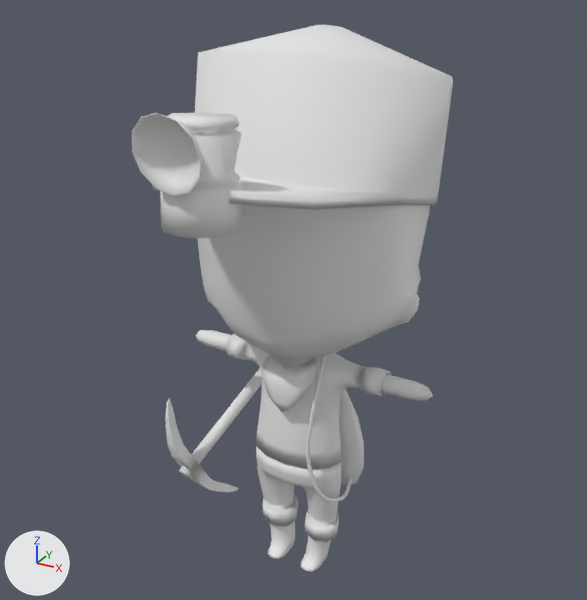
Renders of the FBX model Assets/3DModels/character_base.fbx from each side of a commit.
Camera for both pictures: a 50 mm lens placed at (4.89, -9.27, 8.94), pointed at (-0.72, 0.93, 3.84). Every picture has the same lights, and +X, +Y and +Z are marked at lower left.

Script lines for the objects in view, before the commit:
```python
ob_bag = bpy.data.objects.new('Bag', me_sphere_001)
ob_bag.location = (0.39, 0.33, 2.29)
ob_bag.rotation_euler = (0.0989, -0.0628, -0.377)  # degrees (5.7, -3.6, -22)
ob_bag.scale = (1.12, 1.12, 1.36)
ob_body = bpy.data.objects.new('Body', me_cylinder_001)
ob_body.location = (0.0, -0.05, 3.22)
ob_body.scale = (0.691, 0.691, 0.296)
ob_cap = bpy.data.objects.new('Cap', me_cylinder_004)
ob_cap.location = (0.0, 0.13, 3.22)
ob_cap.scale = (0.691, 0.691, 0.296)
ob_lantern = bpy.data.objects.new('Lantern', me_circle_003)
ob_lantern.location = (0.0, -2.37, 6.91)
ob_lantern.rotation_euler = (-0.0773, 0.0, 0.0)  # degrees (-4.4, 0, 0)
ob_lantern.scale = (0.435, 0.435, 0.435)
ob_lantern_bulb = bpy.data.objects.new('Lantern_bulb', me_circle_004)
ob_lantern_bulb.parent = ob_lantern
ob_lantern_bulb.location = (0.0217, -1.139, 0.238)
ob_lantern_bulb.rotation_euler = (1.632, -0.0372, -0.0329)  # degrees (94, -2.1, -1.9)
ob_lantern_bulb.scale = (-0.99, -0.99, -0.99)
ob_pants = bpy.data.objects.new('Pants', me_cylinder_008)
ob_pants.location = (0.0, -0.05, 3.22)
ob_pants.scale = (0.691, 0.691, 0.296)
ob_pickaxe = bpy.data.objects.new('Pickaxe', me_plane_003)
ob_pickaxe.parent = ob_pickaxe_stick
ob_pickaxe.location = (0.0000426, 0.0, 0.511)
ob_pickaxe.scale = (1.03, 1.31, 1.24)
ob_rope = bpy.data.objects.new('Rope', me_beziercurve_001)
ob_rope.location = (0.47, -0.3, 2.15)
ob_rope.rotation_euler = (1.486, 0.00845, -1.936)  # degrees (85, 0.5, -111)
ob_rope.scale = (1.12, 1.36, 1.12)
ob_shirt = bpy.data.objects.new('Shirt', me_cylinder_007)
ob_shirt.location = (0.0, -0.05, 3.22)
ob_shirt.scale = (0.691, 0.691, 0.296)
# also in view: 'Boots' at (0.0, -0.23, 0.31); 'Scarf' at (0.01, -0.52, 3.26); 'Pickaxe_stick' at (-1.31, -0.1, 2.1)
```
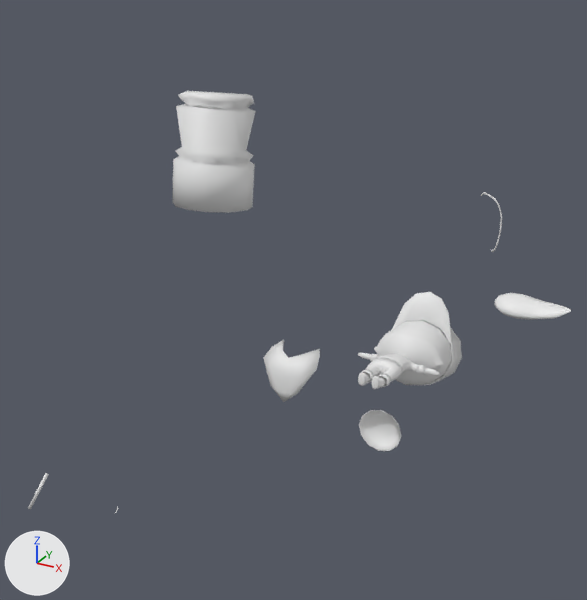
Commit message: Reexportado personaje

Pixel boxes [x1, y1, x2, y2] of what changed, in the pictures (587 x 600 px):
'Cap', moved, turned, rescaled
    before: [153, 25, 453, 210]
    after: [392, 292, 462, 385]
'Body', moved, turned, rescaled
    before: [196, 205, 433, 401]
    after: [358, 321, 452, 385]
'Lantern', moved, turned
    before: [160, 113, 243, 239]
    after: [172, 91, 256, 213]
'Shirt', moved, turned, rescaled
    before: [226, 334, 391, 469]
    after: [370, 353, 426, 375]
'Lantern_bulb', moved, turned, rescaled
    before: [132, 113, 202, 196]
    after: [359, 410, 401, 451]
'Pants', moved, turned, rescaled
    before: [256, 446, 342, 542]
    after: [362, 358, 402, 388]
'Bag', moved, turned, rescaled
    before: [314, 356, 364, 485]
    after: [494, 293, 571, 320]
'Scarf', moved, turned
    before: [260, 354, 316, 412]
    after: [263, 340, 320, 402]
'Boots', moved, turned, rescaled
    before: [268, 521, 331, 572]
    after: [358, 372, 387, 389]
'Pickaxe_stick', moved, turned, rescaled
    before: [179, 368, 262, 478]
    after: [28, 473, 48, 509]
'Pickaxe', moved, turned, rescaled (not visible afterwards)
    before: [165, 398, 239, 492]
'Rope', moved, turned, rescaled
    before: [306, 355, 352, 503]
    after: [481, 192, 502, 252]

Diff of the bpy script that builds the scene:
```diff
--- a/Assets/3DModels/character_base.fbx.py
+++ b/Assets/3DModels/character_base.fbx.py
@@ ob_rope @@
 ob_rope = bpy.data.objects.new('Rope', me_beziercurve_001)
-ob_rope.location = (0.47, -0.3, 2.15)
-ob_rope.rotation_euler = (1.486, 0.00845, -1.936)  # degrees (85, 0.5, -111)
-ob_rope.scale = (1.12, 1.36, 1.12)
+ob_rope.location = (1.53, 3.81, 4.78)
+ob_rope.rotation_euler = (-1.694, -0.0877, -0.278)  # degrees (-97, -5, -16)
+ob_rope.scale = (0.486, 0.592, 0.488)
@@ ob_cap @@
 ob_cap = bpy.data.objects.new('Cap', me_cylinder_004)
-ob_cap.location = (0.0, 0.13, 3.22)
-ob_cap.scale = (0.691, 0.691, 0.296)
+ob_cap.location = (0.0, 3.71, 1.52)
+ob_cap.rotation_euler = (-1.723, 0.0, 0.0)  # degrees (-99, 0, 0)
+ob_cap.scale = (0.301, 0.301, 0.129)
@@ ob_pickaxe @@
 ob_pickaxe.parent = ob_pickaxe_stick
-ob_pickaxe.location = (0.0000426, 0.0, 0.511)
-ob_pickaxe.scale = (1.03, 1.31, 1.24)
+ob_pickaxe.location = (0.792, 2.722, -0.729)
+ob_pickaxe.rotation_euler = (-1.723, 0.0, 0.0)  # degrees (-99, 0, 0)
+ob_pickaxe.scale = (0.283, 0.277, 0.283)
@@ ob_pickaxe_stick @@
 ob_pickaxe_stick = bpy.data.objects.new('Pickaxe_stick', me_circle)
-ob_pickaxe_stick.location = (-1.33, -0.2, 2.05)
-ob_pickaxe_stick.rotation_euler = (1.089, 3.018, -0.246)  # degrees (62, 173, -14)
-ob_pickaxe_stick.scale = (1.54, 1.54, 1.57)
+ob_pickaxe_stick.location = (-3.74, -1.96, 0.98)
+ob_pickaxe_stick.rotation_euler = (0.397, 2.726, -1.312)  # degrees (23, 156, -75)
+ob_pickaxe_stick.scale = (0.435, 0.435, 0.435)
@@ ob_scarf @@
 ob_scarf = bpy.data.objects.new('Scarf', me_plane_002)
-ob_scarf.location = (0.01, -0.66, 3.39)
-ob_scarf.rotation_euler = (0.251, 0.0, 0.0)  # degrees (14, 0, 0)
+ob_scarf.location = (0.01, -0.56, 3.52)
+ob_scarf.rotation_euler = (0.146, 0.0, 0.0)  # degrees (8.4, 0, 0)
 ob_scarf.scale = (1.51, 1.51, 1.51)
@@ ob_bag @@
 ob_bag = bpy.data.objects.new('Bag', me_sphere_001)
-ob_bag.location = (0.39, 0.33, 2.29)
-ob_bag.rotation_euler = (0.0989, -0.0628, -0.377)  # degrees (5.7, -3.6, -22)
-ob_bag.scale = (1.12, 1.12, 1.36)
+ob_bag.location = (3.2, -0.82, 5.25)
+ob_bag.rotation_euler = (-1.621, 0.332, -1.549)  # degrees (-93, 19, -89)
+ob_bag.scale = (0.435, 0.435, 0.435)
@@ ob_pants @@
 ob_pants = bpy.data.objects.new('Pants', me_cylinder_008)
-ob_pants.location = (0.0, -0.05, 3.22)
-ob_pants.scale = (0.691, 0.691, 0.296)
+ob_pants.location = (0.0, 3.72, 1.6)
+ob_pants.rotation_euler = (-1.723, 0.0, 0.0)  # degrees (-99, 0, 0)
+ob_pants.scale = (0.301, 0.301, 0.129)
@@ ob_shirt @@
 ob_shirt = bpy.data.objects.new('Shirt', me_cylinder_007)
-ob_shirt.location = (0.0, -0.05, 3.22)
-ob_shirt.scale = (0.691, 0.691, 0.296)
+ob_shirt.location = (0.0, 3.72, 1.6)
+ob_shirt.rotation_euler = (-1.723, 0.0, 0.0)  # degrees (-99, 0, 0)
+ob_shirt.scale = (0.301, 0.301, 0.129)
@@ ob_body @@
 ob_body = bpy.data.objects.new('Body', me_cylinder_001)
-ob_body.location = (0.0, -0.05, 3.22)
-ob_body.scale = (0.691, 0.691, 0.296)
+ob_body.location = (0.0, 3.72, 1.6)
+ob_body.rotation_euler = (-1.723, 0.0, 0.0)  # degrees (-99, 0, 0)
+ob_body.scale = (0.301, 0.301, 0.129)
@@ ob_lantern @@
 ob_lantern = bpy.data.objects.new('Lantern', me_circle_003)
-ob_lantern.location = (0.0, -2.37, 6.91)
-ob_lantern.rotation_euler = (-0.0773, 0.0, 0.0)  # degrees (-4.4, 0, 0)
+ob_lantern.location = (0.0, -2.1, 7.11)
+ob_lantern.rotation_euler = (-0.133, 0.0, 0.0)  # degrees (-7.6, 0, 0)
 ob_lantern.scale = (0.435, 0.435, 0.435)
@@ ob_boots @@
 ob_boots = bpy.data.objects.new('Boots', me_cylinder_009)
-ob_boots.location = (0.0, -0.05, 3.22)
-ob_boots.scale = (0.691, 0.691, 0.296)
+ob_boots.location = (0.0, 3.72, 1.6)
+ob_boots.rotation_euler = (-1.723, 0.0, 0.0)  # degrees (-99, 0, 0)
+ob_boots.scale = (0.301, 0.301, 0.129)
@@ ob_lantern_bulb @@
 ob_lantern_bulb.parent = ob_lantern
-ob_lantern_bulb.location = (0.0217, -1.139, 0.238)
-ob_lantern_bulb.rotation_euler = (1.632, -0.0372, -0.0329)  # degrees (94, -2.1, -1.9)
-ob_lantern_bulb.scale = (-0.99, -0.99, -0.99)
+ob_lantern_bulb.location = (0.0, 13.96, -13.48)
+ob_lantern_bulb.rotation_euler = (-1.67, 0.0, 0.0)  # degrees (-96, 0, 0)
```
